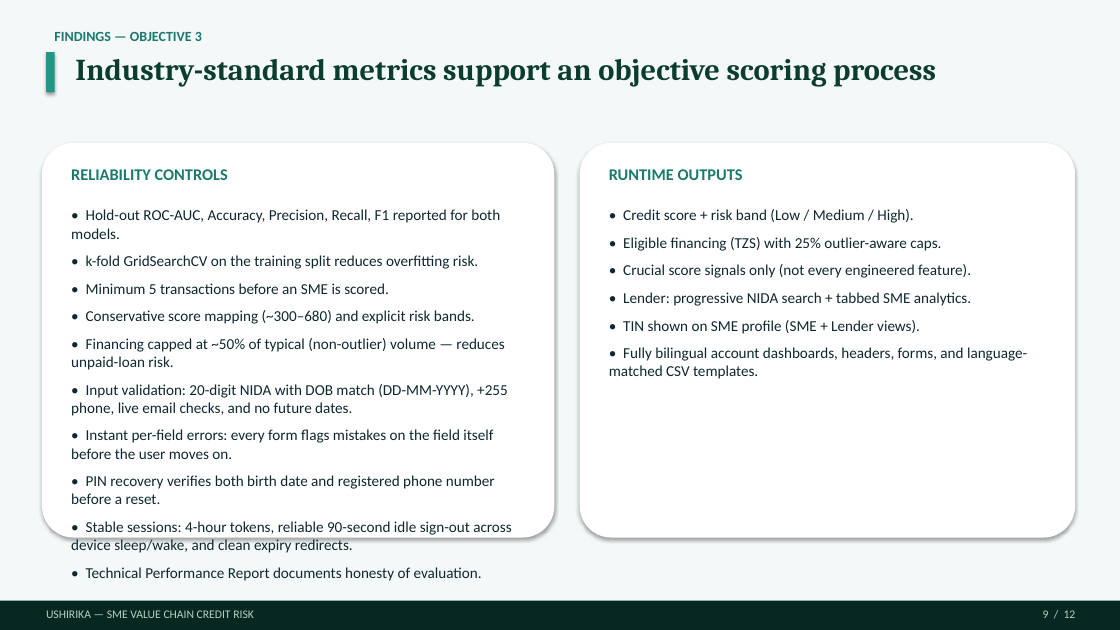
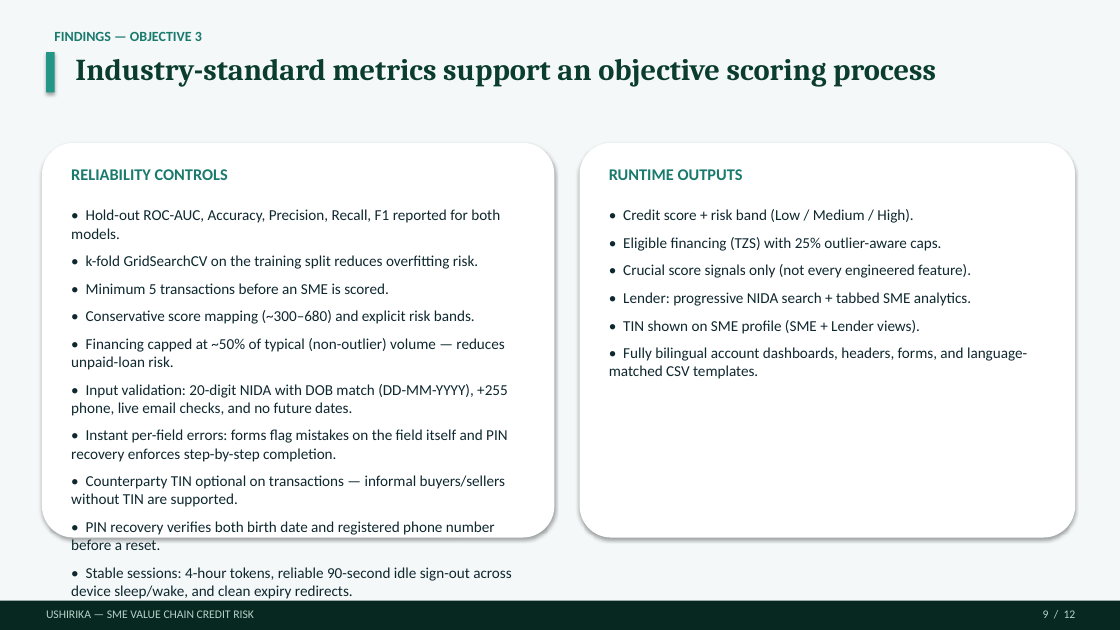
Before and after one commit to Dmmkuliku/ushirika-sme-credit, a slide deck: slide 9 of Presentation/Ushirika_Group15_Defence_Presentation.pptx. Drawn at 1120x630 pixels with LibreOffice and Linux fonts; fonts in the diff are those of the drawing. Boxes give left, top, right and bottom in pixels: in the first picture for what was removed or moved away, otherwise in the second. Text is boxed around its words. In the diff, an @@ line names an element or a change of style, - is before the commit and + after.

```diff
--- a/Presentation/Ushirika_Group15_Defence_Presentation.pptx
+++ b/Presentation/Ushirika_Group15_Defence_Presentation.pptx
@@ text at (x1=71, y1=429, x2=507, y2=507): text changed @@
-• Instant per-field errors: every form flags mistakes on the field itself before the user moves on.
+• Instant per-field errors: forms flag mistakes on the field itself and PIN recovery enforces step-by-step completion.
+• Counterparty TIN optional on transactions — informal buyers/sellers without TIN are supported.
```
Also in this commit, not shown: 10 other files.
